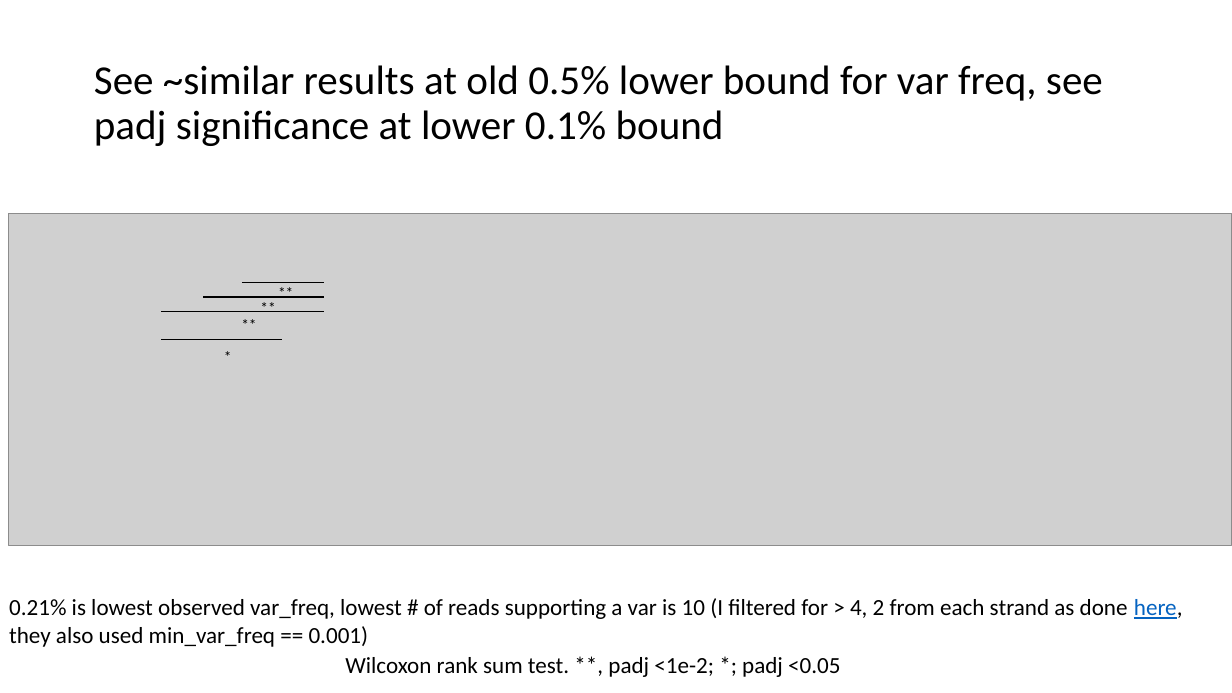
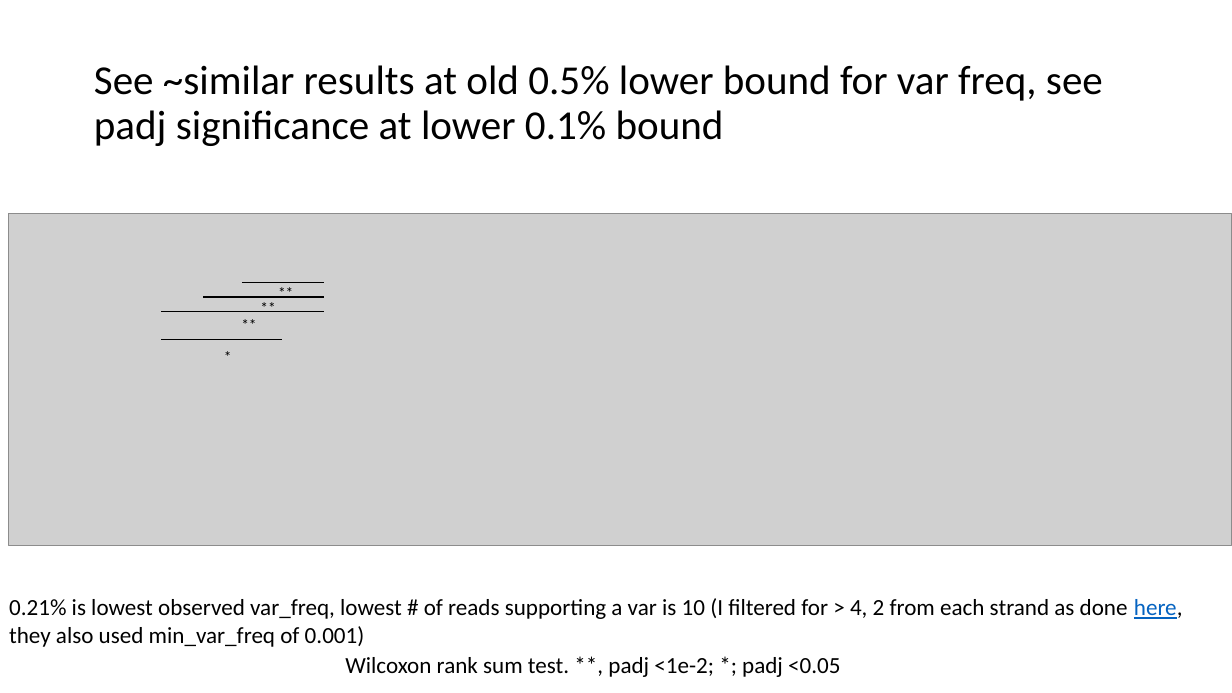
Before and after one commit to tybottorff/bottorffdocs, a slide deck: slide 6 of presentations/weekly_meetings/8_15_24.pptx. Drawn at 1232x693 pixels with LibreOffice and Linux fonts; fonts in the diff are those of the drawing; grey boxes stand for pictures. Boxes give left, top, right and bottom in pixels: in the first picture for what was removed or moved away, otherwise in the second. Text is boxed around its words. In the diff, an @@ line names an element or a change of style, - is before the commit and + after.

```diff
--- a/presentations/weekly_meetings/8_15_24.pptx
+++ b/presentations/weekly_meetings/8_15_24.pptx
@@ text at <box>9,598,1183,647</box>: text changed @@
-0.21% is lowest observed var_freq, lowest # of reads supporting a var is 10 (I filtered for > 4, 2 from each strand as done here, they also used min_var_freq == 0.001)
+0.21% is lowest observed var_freq, lowest # of reads supporting a var is 10 (I filtered for > 4, 2 from each strand as done here, they also used min_var_freq of 0.001)
```
Also in this commit, not shown: 6 other slides changed, 3 slides added.
